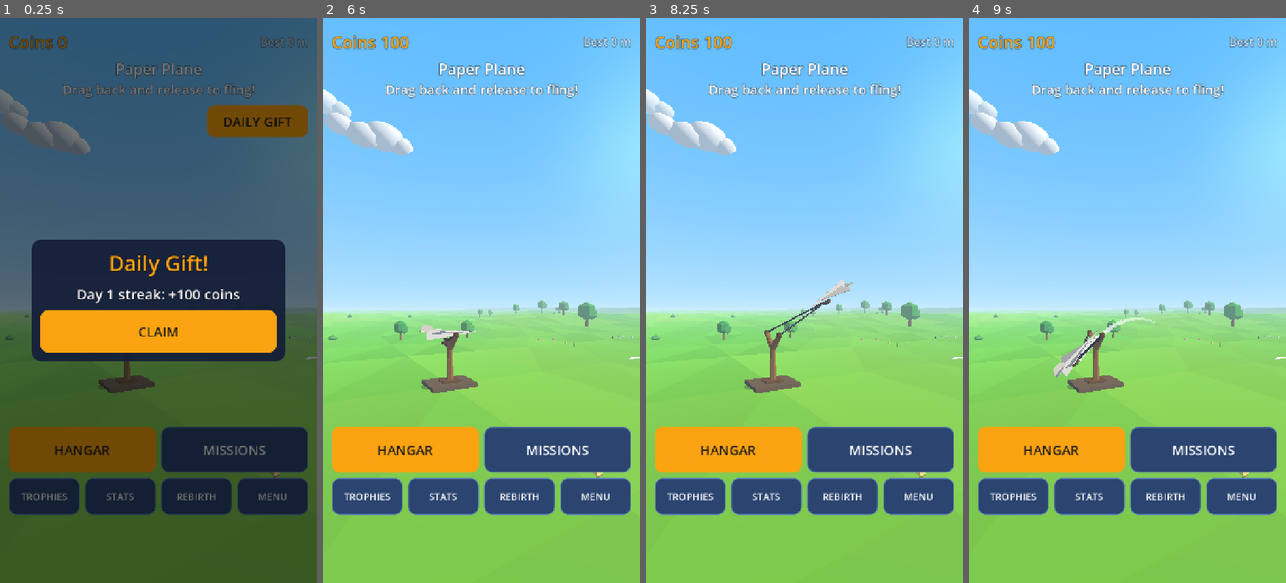
Above: before the commit, frames 1-4 (left to right).
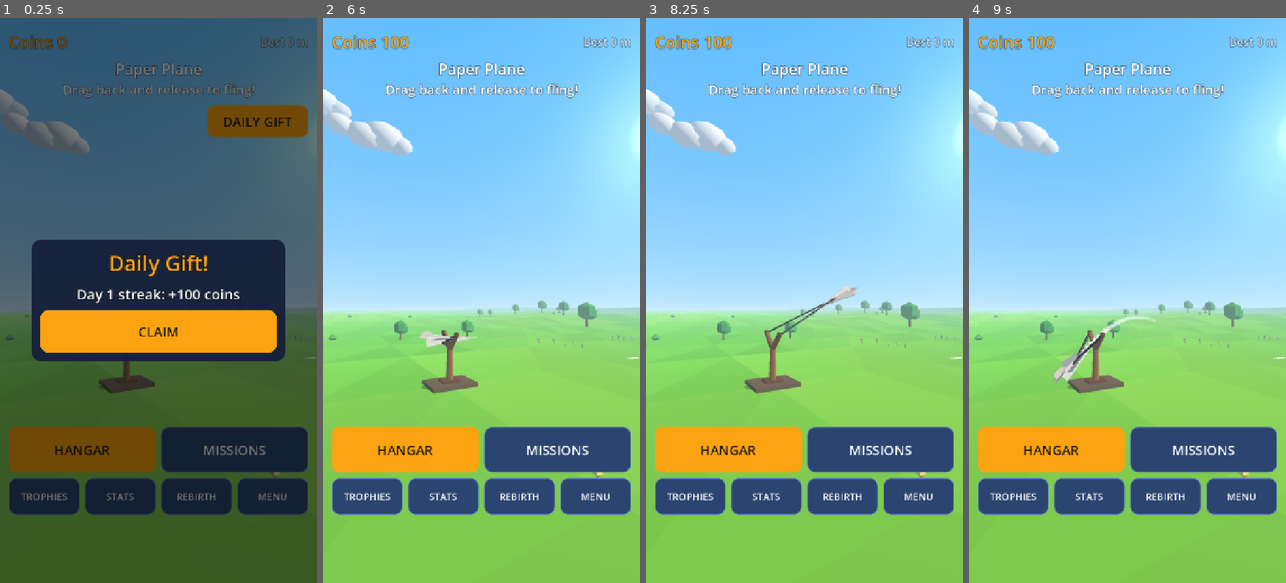
Above: after the commit, the same moments.

Repository: nsumia/sky-fling
Game: Godot game, scene res://scenes/main.tscn
Two runs of this game, one before a commit and one after it. Both use one fixed random seed, a clock stepped at 60 frames per second and the inputs below.
Inputs (mouse positions are in pixels of both pictures, inside the frame that each line leads up to):
- Up to frame 1 (0.25 s): no input
- Up to frame 2 (6 s): click "HANGAR" at 0.5 s; click "MISSIONS" at 1.25 s; click "TROPHIES" at 2 s; click "STATS" at 2.75 s; click "REBIRTH" at 3.5 s; click "DAILY GIFT" at 4.25 s; click "CLAIM" at 5 s; click "GOT IT" at 5.75 s
- Up to frame 3 (8.25 s): click "MENU" at 6.5 s; click "BACK" at 7.25 s; tap Enter at 8 s; move the mouse to (874, 272) at 8.02 s; hold Right from 8.03 s (still down); click (874, 272) at 8.17 s
- Up to frame 4 (9 s): tap Space at 8.27, 8.75 s; release Right at 8.75 s; drag from (1064, 328) to (1111, 413) at 8.77 s

The runs differ from the first frame. In frame 1, less than 0.1% of the frame differs, in the area x 0-100%, y 12-82%; in frame 2, 0.9%; in frame 3, 1.1%; in frame 4, 1.1%.

Commit message:
fix: MSAA 2x set, soft sun, near-camera pickup fade, soft updrafts, later night sky, exact launch drag mapping, multi-flight leak test
Co-Authored-By: Claude Sonnet 5.5 <noreply@anthropic.com>

Diff:
--- a/project.godot
+++ b/project.godot
@@ -26,3 +26,4 @@
 renderer/rendering_method="mobile"
 renderer/rendering_method.mobile="mobile"
 textures/vram_compression/import_etc2_astc=true
+anti_aliasing/quality/msaa_3d=1
--- a/scripts/game/main.gd
+++ b/scripts/game/main.gd
@@ -382,7 +382,6 @@
 	wv.pull = Vector2.ZERO
 	wv.aim_arc = PackedVector2Array()
 	wv.aim_world = []
-	wv.aim_world = []
 	wv.particles.clear()
 	wv.pops.clear()
 	wv.cam_x = 0.0
--- a/scripts/game/view3d.gd
+++ b/scripts/game/view3d.gd
@@ -31,7 +31,7 @@
 	float h = d.y;
 	vec3 col = h > 0.0 ? mix(hor_c, top_c, pow(clamp(h, 0.0, 1.0), 0.55)) : mix(hor_c, bot_c, pow(clamp(-h, 0.0, 1.0), 0.5));
 	float s = max(dot(d, normalize(sun_dir)), 0.0);
-	col += vec3(1.0, 0.93, 0.75) * (smoothstep(0.9992, 0.9997, s) * 1.4 + pow(s, 40.0) * 0.12) * sun_amt;
+	col += vec3(1.0, 0.82, 0.5) * (smoothstep(0.9960, 0.9998, s) * 0.22 + pow(s, 60.0) * 0.18 + pow(s, 8.0) * 0.06) * sun_amt;
 	if (star_amt > 0.01) {
 		vec3 p = d * 150.0;
 		vec3 id = floor(p);
@@ -54,6 +54,18 @@
 }
 """
 
+const UPDRAFT_SHADER := """
+shader_type spatial;
+render_mode unshaded, cull_disabled, depth_draw_never, blend_mix;
+varying float vh;
+void vertex() { vh = UV.y; }
+void fragment() {
+	float edge = pow(abs(dot(normalize(NORMAL), normalize(VIEW))), 2.0);
+	float ends = sin(clamp(vh, 0.0, 1.0) * 3.14159);
+	ALBEDO = vec3(0.85, 1.0, 0.85);
+	ALPHA = 0.07 * edge * ends;
+}
+"""
 const SKY_TOP := [Color("4fb4ff"), Color("3fa0f2"), Color("3a8ee6"), Color("f59d58"), Color("6f8fb5"), Color("86a8d0"), Color("1b2a5c"), Color("05030f")]
 const SKY_BOT := [Color("cdeeff"), Color("c4e8ff"), Color("a8dcff"), Color("ffdca0"), Color("c8d8e8"), Color("e8f0f8"), Color("5b6fb0"), Color("1a1040")]
 
@@ -322,6 +334,18 @@
 func launch_project(p: Vector3, vp: Vector2) -> Vector2:
 	return _proj(launch_transform(), FOV, p, vp)
 
+func launch_unproject(s: Vector2, vp: Vector2) -> Vector2:
+	# screen pixel -> point on the z=0 plane (x, height) as seen by the fixed launch camera
+	var t := launch_transform()
+	var th := tan(deg_to_rad(FOV) * 0.5)
+	var dc := Vector3((s.x / vp.x - 0.5) * 2.0 * th, (vp.y * 0.5 - s.y) * 2.0 * th / vp.x, -1.0)
+	var d := t.basis * dc
+	if absf(d.z) < 1e-5:
+		return Vector2(SLING_P.x, SLING_P.y)
+	var k := -t.origin.z / d.z
+	var p := t.origin + d * k
+	return Vector2(p.x, p.y)
+
 func launch_ppm(vp: Vector2) -> Vector2:
 	# screen pixels per metre along world x and y at the slingshot
 	var o := launch_project(SLING_P, vp)
@@ -387,7 +411,7 @@
 			var ang := 0.0
 			if wv.pull.length() > 4.0:
 				ang = atan2(-pw.y, -pw.x)
-			_set_plane_pose(pc, ang, 0.0, 1.0, dt)
+			_set_plane_pose(pc, ang, 0.0, 1.0, dt, false)
 			_update_sling(pc, ang)
 			_update_aim(wv)
 			_update_camera_launch(dt, first)
@@ -429,8 +453,8 @@
 		cam.global_position += Vector3(randf_range(-1, 1), randf_range(-1, 1), randf_range(-1, 1)) * wv.shake * 0.55
 	dome.global_position = cam.global_position
 
-func _set_plane_pose(pos: Vector3, th: float, bk: float, sc: float, dt := 0.0) -> void:
-	plane.position = pos + Vector3(0, -plane_ground, 0)
+func _set_plane_pose(pos: Vector3, th: float, bk: float, sc: float, dt := 0.0, on_ground := true) -> void:
+	plane.position = pos + Vector3(0, -plane_ground if on_ground else 0.0, 0)
 	plane.basis = Basis(Vector3.BACK, th) * Basis(Vector3.RIGHT, bk)
 	var s := sc * (1.0 + 0.25 * sin(pop_t * PI / 0.5) if pop_t > 0.0 else sc)
 	plane.scale = Vector3.ONE * s
@@ -634,11 +658,10 @@
 	cm.radial_segments = 14
 	cm.rings = 1
 	col.mesh = cm
-	var m := StandardMaterial3D.new()
-	m.albedo_color = Color(0.85, 1.0, 0.8, 0.12)
-	m.transparency = BaseMaterial3D.TRANSPARENCY_ALPHA
-	m.shading_mode = BaseMaterial3D.SHADING_MODE_UNSHADED
-	m.cull_mode = BaseMaterial3D.CULL_DISABLED
+	var m := ShaderMaterial.new()
+	var us := Shader.new()
+	us.code = UPDRAFT_SHADER
+	m.shader = us
 	col.material_override = m
 	n.add_child(col)
 	var sb := MB.new()
@@ -708,7 +731,18 @@
 					s.scale = Vector3(1, 1.0 + 0.0 * ph, 1) * (1.0 + h * 0.01)
 			else:
 				n.position = Vector3(ex, ey, 0.0)
+				n.scale = Vector3.ONE
 				Ents3D.animate(n, tp, t, e, 0.0)
+				# shrink / hide pickups that are close to or behind the camera so they never fill the screen
+				var cpos := cam.global_position
+				var dist := cpos.distance_to(n.position)
+				var fwd := -cam.global_transform.basis.z
+				var lo := 8.0 + float(e["r"])
+				var fade := clampf((dist - lo) / 4.0, 0.0, 1.0)
+				if fwd.dot(n.position - cpos) < 0.0:
+					fade = 0.0
+				n.scale = n.scale * fade
+				n.visible = fade > 0.03
 	for id in ents.keys():
 		if not seen.has(id):
 			_release(id)
@@ -796,7 +830,7 @@
 		gcol = zb[2]
 		a1 = zb[3]
 		a2 = zb[4]
-		dome_mat.set_shader_parameter("star_amt", clampf((a1 - 0.35) * 1.5 + a2, 0.0, 1.0))
+		dome_mat.set_shader_parameter("star_amt", clampf((a1 - 0.7) * 3.4 + a2, 0.0, 1.0))
 		dome_mat.set_shader_parameter("sun_amt", 1.0 - clampf(a2 * 1.5, 0.0, 1.0))
 		dome_mat.set_shader_parameter("planet_amt", clampf((a2 - 0.35) * 2.0, 0.0, 1.0))
 		var amb := Color(0.74, 0.8, 0.92).lerp(Color(0.32, 0.34, 0.5), a2)
--- a/scripts/game/world_view.gd
+++ b/scripts/game/world_view.gd
@@ -34,8 +34,11 @@
 	return Vector2(0.0, 3.0)
 
 func pull_world() -> Vector2:
-	var pp := launch_ppm()
-	return Vector2(pull.x / pp.x, -pull.y / pp.y)
+	# unproject the finger onto the z=0 plane (where the plane flies) so the plane sits exactly under the finger
+	if v3 == null:
+		return Vector2(pull.x / 30.0, -pull.y / 30.0)
+	var w: Vector2 = v3.launch_unproject(sling_screen() + pull, size)
+	return w - sling_world()
 
 func to_screen(wx: float, wy: float) -> Vector2:
 	if v3 == null:
@@ -117,7 +120,7 @@
 		var f := clampf((x - Cfg.ZONE_DIST[z0]) / span * 3.0 - 2.0, 0.0, 1.0)
 		top = top.lerp(V.SKY_TOP[mini(sidx + 1, 4)], f)
 		bot = bot.lerp(V.SKY_BOT[mini(sidx + 1, 4)], f)
-	var a1 := clampf((y - 120.0) / (Cfg.UPPER_ALT - 120.0), 0.0, 1.0)
+	var a1 := pow(clampf((y - 200.0) / (Cfg.UPPER_ALT - 200.0), 0.0, 1.0), 2.0)   # night only creeps in above the clouds
 	top = top.lerp(V.SKY_TOP[6], a1)
 	bot = bot.lerp(V.SKY_BOT[6], a1)
 	var a2 := clampf((y - Cfg.UPPER_ALT) / (Cfg.SPACE_ALT - Cfg.UPPER_ALT), 0.0, 1.0)
--- /dev/null
+++ b/tests/flights.gd
@@ -0,0 +1,41 @@
+extends "res://tests/base.gd"
+## Multi-flight leak test: 12 flights in a row through the real scene (launch -> flight -> result -> launch).
+## Node and object counts must stay bounded after the pools have filled.
+const Cfg = preload("res://scripts/core/cfg.gd")
+var m
+
+func _initialize() -> void:
+	run.call_deferred()
+
+func run() -> void:
+	m = load("res://scenes/main.tscn").instantiate()
+	root.add_child(m)
+	await process_frame
+	await process_frame
+	m._close_modal()
+	var nodes: Array = []
+	var objs: Array = []
+	var ok_all := true
+	for i in 12:
+		m.to_launch()
+		await process_frame
+		m.d["levels"]["wings"] = mini(8, i / 2)
+		m.start_flight(0.8 + 0.02 * float(i), 0.5 + 0.04 * float(i))
+		var guard := 0
+		while m.state == "flight" and guard < 20000:
+			m._process(1.0 / 60.0)
+			guard += 1
+		ok_all = ok_all and m.state == "result"
+		await process_frame
+		nodes.append(get_node_count())
+		objs.append(int(Performance.get_monitor(Performance.OBJECT_COUNT)))
+	print("nodes per flight: ", nodes)
+	print("objects per flight: ", objs)
+	var st: Dictionary = m.v3.stats()
+	print("view stats: ", st)
+	check("all 12 flights reached the result screen", ok_all)
+	check("node count bounded: flight 12 <= flight 4 + 60", nodes[11] <= nodes[3] + 60, "%d vs %d" % [nodes[11], nodes[3]])
+	check("object count bounded: flight 12 <= 1.15 x flight 4 + 100", objs[11] <= int(objs[3] * 1.15) + 100, "%d vs %d" % [objs[11], objs[3]])
+	check("max nodes over all flights stays small (< 700)", nodes.max() < 700, str(nodes.max()))
+	check("live chunks bounded (<= 12), live pickups bounded (<= 140)", st["chunks"] <= 12 and st["ents"] <= 140, str(st))
+	finish("FLIGHTS")
--- a/tests/smoke.gd
+++ b/tests/smoke.gd
@@ -66,6 +66,12 @@
 	drag(a + Vector2(-100, 60))
 	await frames(1)
 	check("pull registered + aim arc", m.wv.pull.length() > 50.0 and m.wv.aim_arc.size() > 5)
+	await frames(2)
+	var finger: Vector2 = a + Vector2(-100, 60)
+	var plane_px: Vector2 = m.v3.launch_project(m.v3.plane.global_position, m.size)
+	check("launch drag: the plane is drawn under the finger (within 10 px)", plane_px.distance_to(finger) < 10.0, "plane %s finger %s" % [plane_px, finger])
+	var arc0: Vector2 = m.wv.aim_arc[0]
+	check("aim arc starts at the plane (within 10 px)", arc0.distance_to(finger) < 10.0, "arc0 %s" % arc0)
 	tap(a + Vector2(-100, 60), false)
 	await frames(2)
 	check("flight started after release", m.state == "flight" and m.flight != null)
Binary file changed: docs/screenshots/evolved.png
Binary file changed: docs/screenshots/flight_clouds.png
Binary file changed: docs/screenshots/flight_desert.png
Binary file changed: docs/screenshots/flight_meadow.png
Binary file changed: docs/screenshots/flight_mountains.png
Binary file changed: docs/screenshots/flight_sea.png
Binary file changed: docs/screenshots/flight_space.png
Binary file changed: docs/screenshots/flight_upper.png
Binary file changed: docs/screenshots/hangar.png
Binary file changed: docs/screenshots/launch.png
Binary file changed: docs/screenshots/result.png
Binary file changed: docs/screenshots/trophies.png
(and 2 more such lines)
